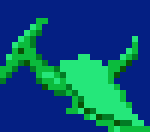
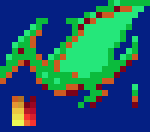
Two versions of the same layered image (150px x 132px). Layer-by-layer changes:
hid "Layer 15 copy 5" over [0, 18, 150, 132]
added layer "Layer 16" above "Layer 15" over [12, 96, 36, 126]
added layer "Layer 15" above "Layer 14" over [0, 6, 138, 108]
added layer "Layer 14" above "Layer 15 copy" over [132, 84, 138, 108]
showed "Layer 15 copy" over [0, 0, 150, 108]
